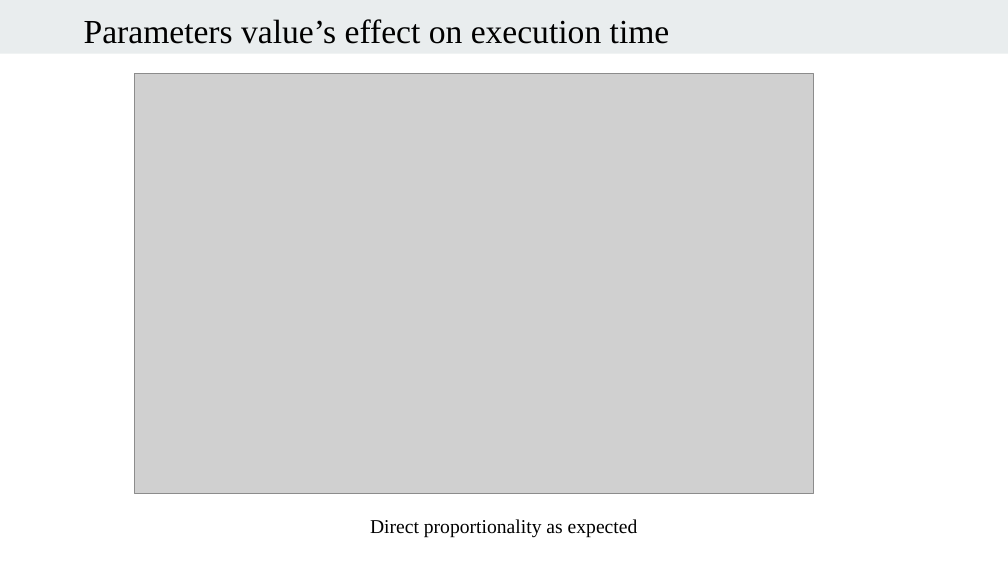
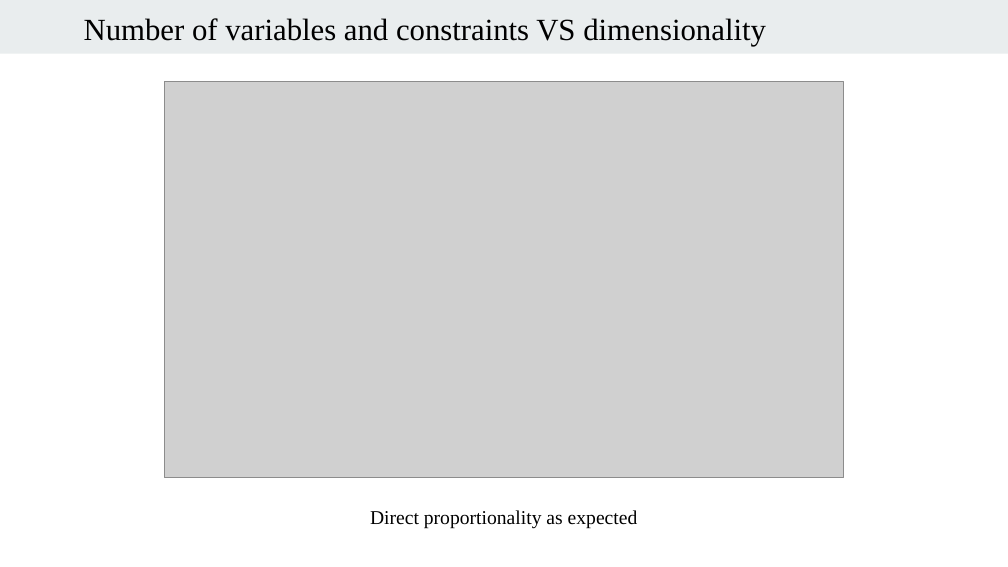
Before and after one commit to saraserafino/WirelessChargingLanes-Optimisation, a slide deck: slide 21 of presentation.pptx. Drawn at 1008x567 pixels with LibreOffice and Linux fonts; fonts in the diff are those of the drawing; grey boxes stand for pictures. Boxes give left, top, right and bottom in pixels: in the first picture for what was removed or moved away, otherwise in the second. Text is boxed around its words. In the diff, an @@ line names an element or a change of style, - is before the commit and + after.

```diff
--- a/presentation.pptx
+++ b/presentation.pptx
@@ text at box(84, 18, 766, 46): text changed; size 24 to 22 pt @@
-Parameters value’s effect on execution time
+Number of variables and constraints VS dimensionality
@@ picture: place and size @@
-picture at box(134, 74, 813, 494)
+picture at box(164, 82, 844, 478)
@@ text "Direct proportionality as expected": place and size @@
-text "Direct proportionality as expected" at box(370, 519, 638, 538)
+text "Direct proportionality as expected" at box(370, 510, 638, 529)
```
Also in this commit, not shown: 3 other slides changed.
